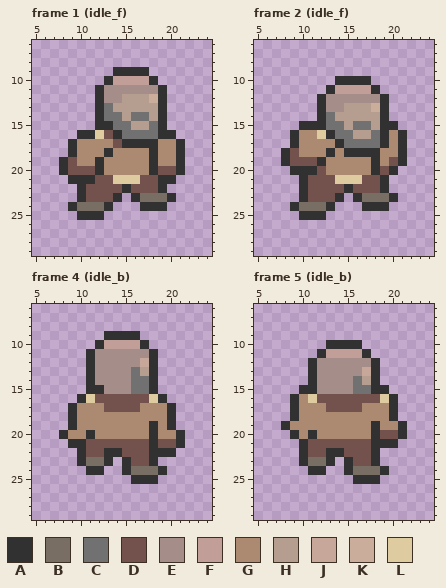
Two states of a pixel-art file, assets/player/player.aseprite. The first picture shows the starting point.
32x32 pixels, 28 frames. Shown: frame 1 (idle_f): x 5..24, y 6..29; frame 2 (idle_f): x 5..24, y 6..29; frame 4 (idle_b): x 5..24, y 6..29; frame 5 (idle_b): x 5..24, y 6..29. The commit also changed other frames, which this record leaves out.
Palette (. is transparent): A #313131  B #796e63  C #717171  D #73514d  E #a58d89  F #c29e98  G #ac8a71  H #b59e90  J #c7a79a  K #caad9b  L #decb9f
Once edited:
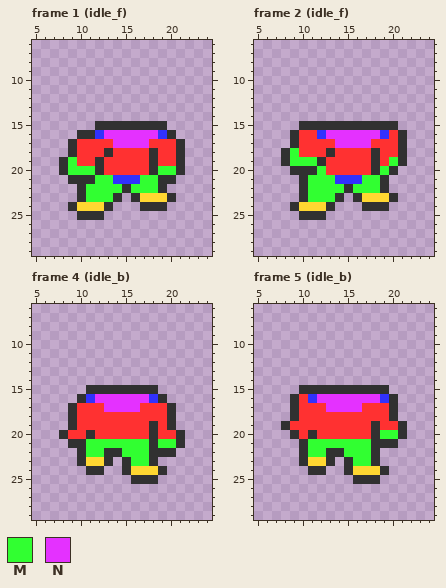
Colours new in this view: M #31ff31  N #e431ff
Change:
layer "body_base" now shown
layer "leather_armor" now hidden
layer "head" now hidden
@@ palette @@
-B #796e63
+B #ffd731
-G #ac8a71
+G #ff3131
-L #decb9f
+L #3131fd
--- frame 1 (idle_f)
@@ x 5..24 @@
  8 ....................
- 9 .........AAAA.......
-10 ........AFFFFA......
-11 .......AEEEEEEA.....
-12 .......AEEHHHKA.....
-13 .......ACHHHHHA.....
-14 .......ACCHCCHA.....
-15 .......AACCHHCA.....
-16 .....AALDACCCCAA....
-17 ....AGGGGDAAAAGGA...
+ 9 ....................
+10 ....................
+11 ....................
+12 ....................
+13 ....................
+14 ....................
+15 .......AAAAAAAA.....
+16 .....AALNNNNNNLA....
+17 ....AGGGGNNNNGGGA...
 18 ....AGGGAGGGGAGGA...
-19 ...ADGGAGGGGGAGGA...
-20 ...ADDDAGGGGGADDA...
-21 ....AAADDLLLDDAA....
-22 .....ADDDDADDDA.....
-23 .....ADDDA.ABBBA....
+19 ...AMGGAGGGGGAGGA...
+20 ...AMMMAGGGGGAMMA...
+21 ....AAAMMLLLMMAA....
+22 .....AMMMMAMMMA.....
+23 .....AMMMA.ABBBA....
 24 ....ABBBA...AAA.....
--- frame 2 (idle_f)
@@ x 5..24 @@
  9 ....................
-10 .........AAAA.......
-11 ........AFFFFA......
-12 .......AEEEEEEA.....
-13 .......AEEHHHKA.....
-14 .......ACHHHHHA.....
-15 .....AAACCHCCHAA....
-16 ....AGGLACCHHCAGA...
-17 ....AGGGGACCCCAGA...
-18 ...ADGGGAGAAAAGGA...
-19 ...ADDDAGGGGGAGDA...
-20 ....AAADGGGGGADA....
-21 .....ADDDLLLDDA.....
-22 .....ADDDDADDDA.....
-23 .....ADDDA.ABBBA....
+10 ....................
+11 ....................
+12 ....................
+13 ....................
+14 ....................
+15 .....AAAAAAAAAAA....
+16 ....AGGLNNNNNNLGA...
+17 ....AGGGGNNNNGGGA...
+18 ...AMGGGAGGGGAGGA...
+19 ...AMMMAGGGGGAGMA...
+20 ....AAAMGGGGGAMA....
+21 .....AMMMLLLMMA.....
+22 .....AMMMMAMMMA.....
+23 .....AMMMA.ABBBA....
 24 ....ABBBA...AAA.....
--- frame 4 (idle_b)
@@ x 9..20 @@
  8 ............
- 9 ....AAAA....
-10 ...AFFFFA...
-11 ..AEEEEEEA..
-12 ..AEEEEEJA..
-13 ..AEEEECHA..
-14 ..AEEEECCA..
-15 ..AAEEECCA..
-16 .ALDDDDDDLA.
-17 AGGGDDDDGGGA
+ 9 ............
+10 ............
+11 ............
+12 ............
+13 ............
+14 ............
+15 ..AAAAAAAA..
+16 .ALNNNNNNLA.
+17 AGGGNNNNGGGA
 18 AGGGGGGGGGGA
@@ x 9..22 @@
 20 GGAGGGGGGAGGA.
-21 AADDDDDDDADDA.
-22 .ADDAADDDAAA..
-23 .ABBA.ADDA....
+21 AAMMMMMMMAMMA.
+22 .AMMAAMMMAAA..
+23 .ABBA.AMMA....
 24 ..AA..ABBBA...
--- frame 5 (idle_b)
@@ x 9..22 @@
  9 ..............
-10 ....AAAA......
-11 ...AFFFFA.....
-12 ..AEEEEEEA....
-13 ..AEEEEEJA....
-14 ..AEEEECHA....
-15 .AAEEEECCAA...
-16 AGLDDDDDDDLA..
-17 AGGGDDDDGGGA..
+10 ..............
+11 ..............
+12 ..............
+13 ..............
+14 ..............
+15 .AAAAAAAAAA...
+16 AGLNNNNNNNLA..
+17 AGGGNNNNGGGA..
 18 AGGGGGGGGGGA..
 19 GGGGGGGGGAGGA.
-20 AGAGGGGGGADDA.
-21 .ADDDDDDDAAA..
-22 .ADDAADDDA....
-23 .ABBA.ADDA....
+20 AGAGGGGGGAMMA.
+21 .AMMMMMMMAAA..
+22 .AMMAAMMMA....
+23 .ABBA.AMMA....
 24 ..AA..ABBBA...
Boxes around the changes in both pictures, in picture pixels (x1, y1, x2, y2):
changed: (68, 67, 176, 211)
changed: (290, 76, 398, 211)
changed: (68, 331, 176, 475)
changed: (290, 340, 398, 475)
